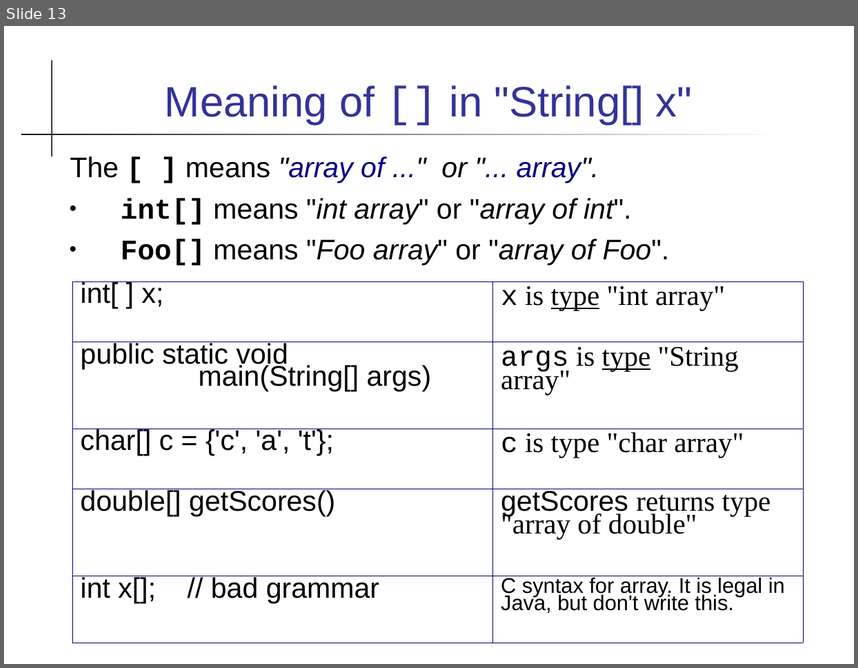
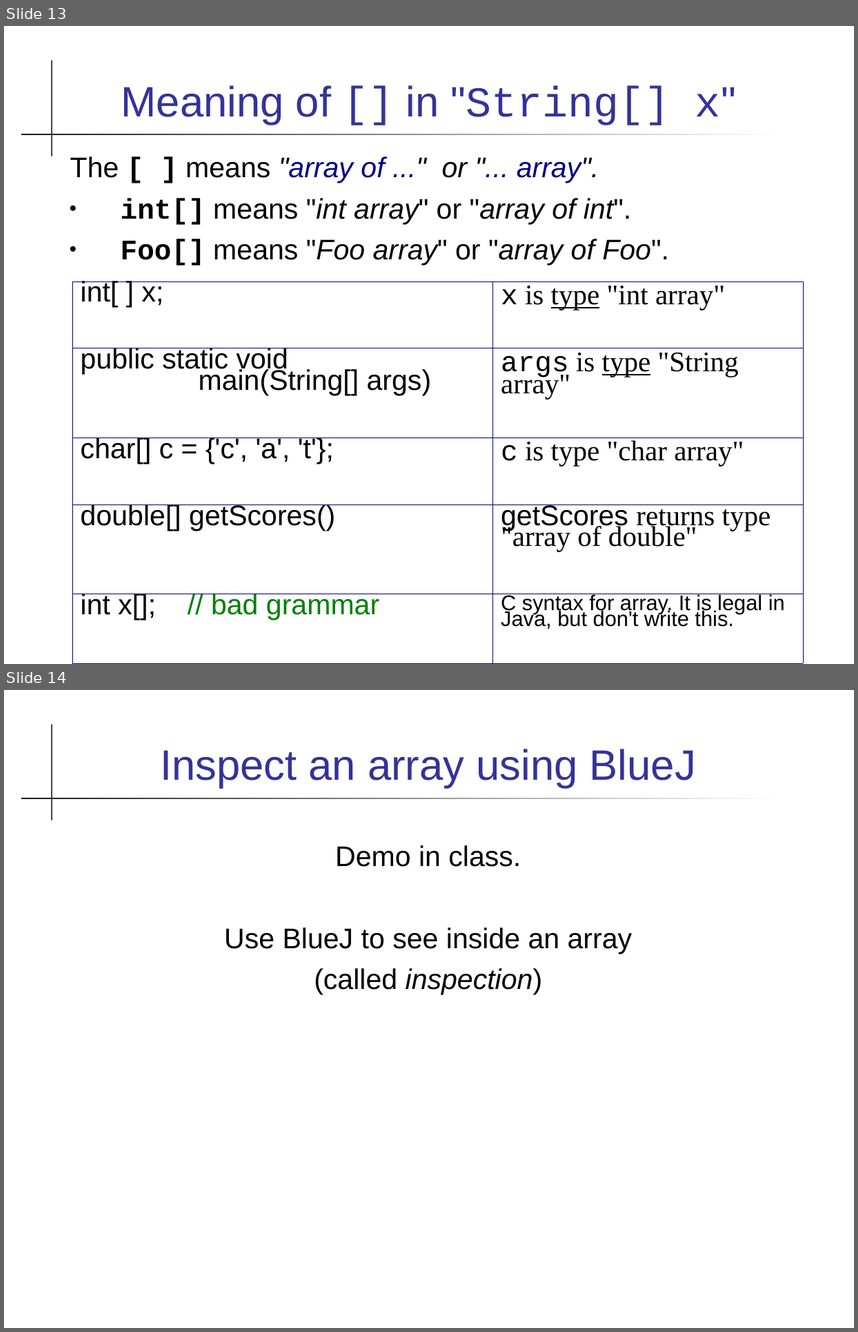
Before and after one commit to cpske/programming1, a slide deck: java-basics/17-Arrays.ppt. Shown one above the other, each under a label of ours: slide 13 before the commit, slides 13 and 14 after it. The pictures are 858x668 and 858x1332 pixels, drawn with LibreOffice and Linux fonts; fonts in the diff are those of the drawing. Boxes give left, top, right and bottom in pixels: in the first picture for what was removed or moved away, otherwise in the second. Text is boxed around its words. In the diff, an @@ line names an element or a change of style, - is before the commit and + after.

Commit message:
update arrays stuff

```diff
--- a/java-basics/17-Arrays.ppt
+++ b/java-basics/17-Arrays.ppt
@@ slide 14 added at [4,690,854,1328], background #FFFFFF; not listed: 2 template elements that a slide beside it also shows @@
@@ title added at [160,749,696,788], 36 pt, text #333399 @@
+Inspect an array using BlueJ
@@ text added at [224,845,633,995], 24 pt, text #000000 @@
+Demo in class.
+Use BlueJ to see inside an array
+(called inspection)
@@ slide 13 changed as well @@
@@ title "Meaning of [] in "String[] ..." at [121,85,736,125]: font Arial to Courier New in ""String[] x"" @@
@@ table at [72,281,803,660] @@
@@ text colour #000000 to #008000 in "// bad grammar" @@
@@ line spacing 0.71 to 0.66 @@
@@ line spacing 0.74 to 0.7 @@
```
Also in this commit, not shown: 1 other slide changed, 4 other files.
